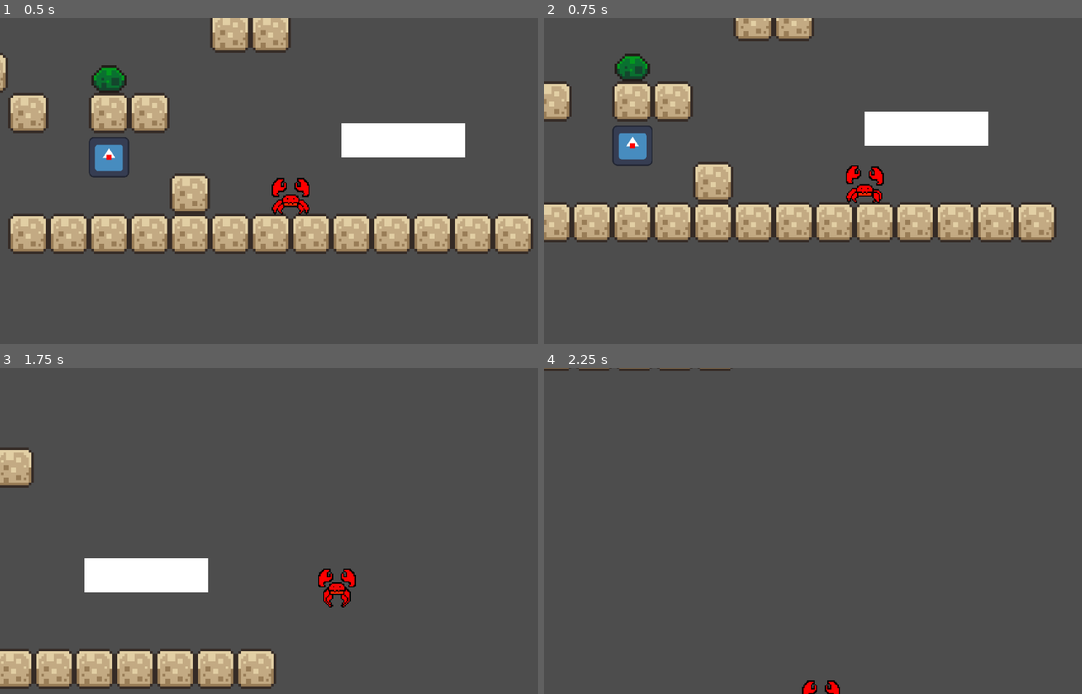
Above: before the commit, frames 1-4 (two rows, left to right).
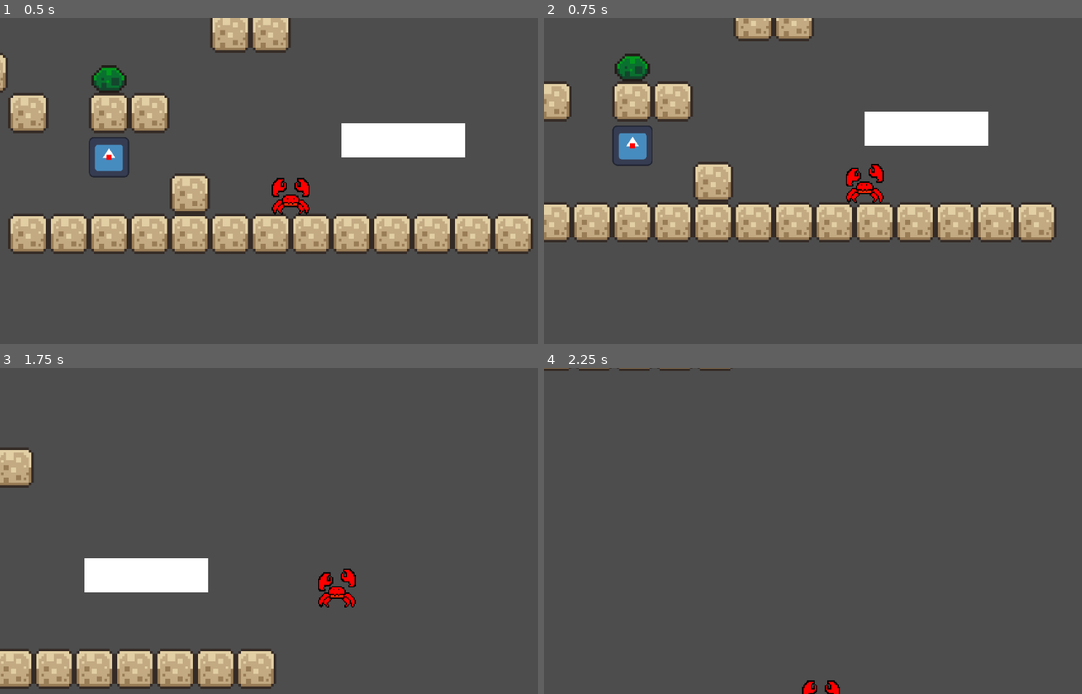
Above: after the commit, the same moments.

Repository: Cyterist/Crabby
Game: Godot game, scene res://scenes/test.tscn
The game is run twice, just before and just after one commit, with the same random seed, the same clock (stepped at 60 frames per second) and the same inputs. The engine's default icon, where the game draws it, is replaced by a stand-in: a white triangle on a blue panel in a dark square.
Inputs (mouse positions are in pixels of both pictures, inside the frame that each line leads up to):
- Up to frame 1 (0.5 s): no input
- Up to frame 2 (0.75 s): move the mouse to (963, 164) at 0.52 s; hold D (move_right) from 0.53 s (still down); click (963, 164) at 0.6 s
- Up to frame 3 (1.75 s): keep holding D (move_right); tap Space (jump) at 0.77, 0.8, 1.07, 1.35, 1.52 s; move the mouse to (172, 547) at 1.27 s; click (172, 547) at 1.55 s
- Up to frame 4 (2.25 s): tap Space (jump) at 1.82 s; move the mouse to (893, 459) at 2.02 s; release D (move_right) at 2.03 s; hold A (move_left) from 2.03 s (still down); click (893, 459) at 2.1 s

Frame 1 is identical in both runs. In frame 2, 0.3% of the frame differs, in the area x 56-64%, y 44-57%; in frame 3, 0.4%, in the area x 59-67%, y 61-74%; in frame 4, nothing differs.

Commit message:
attacking possible

Diff:
--- a/Scripts/Player.gd
+++ b/Scripts/Player.gd
@@ -5,7 +5,8 @@
 @onready var dash_duration = %dash_duration
 @onready var animated_sprite = $AnimatedSprite2D
 @onready var dash_cooldown = %dash_cooldown
-@onready var coyote_timer = $CoyoteTimer
+@onready var coyote_timer = %CoyoteTimer
+@onready var attack_collision = $attack/CollisionShape2D
 
 const SPEED = 200.0
 const JUMP_VELOCITY = -500.0
@@ -15,6 +16,7 @@
 
 var dash = false
 var can_dash = true
+var attacking = false
 
 # Get the gravity from the project settings to be synced with RigidBody nodes.
 var gravity = ProjectSettings.get_setting("physics/2d/default_gravity")
@@ -31,6 +33,11 @@
 			dash_cooldown_timer.start()
 			dash_cooldown.visible = true
 			dash_cooldown.start_cooldown(DASH_COOLDOWN)
+
+	# Handle Attacking
+	if Input.is_action_just_pressed("attack"):
+		attacking = true
+		attack_collision.disabled = false
 
 	# Handle jump and super jump.
 	if Input.is_action_just_pressed("jump") and is_on_floor():
@@ -55,17 +62,22 @@
 		# Flip the sprite
 	if direction > 0:
 		animated_sprite.flip_h = false
+		get_node("attack").set_scale(Vector2(1, 1))
 	elif direction < 0:
 		animated_sprite.flip_h = true
+		get_node("attack").set_scale(Vector2(-1, 1))
 
 	# Animations
-	if is_on_floor():
-		if direction == 0:
-			animated_sprite.play("idle")
+	if not attacking:
+		if is_on_floor():
+			if direction == 0:
+				animated_sprite.play("idle")
+			else:
+				animated_sprite.play("run")
 		else:
-			animated_sprite.play("run")
+			animated_sprite.play("jump")
 	else:
-		animated_sprite.play("jump")
+		animated_sprite.play("Attack")
 
 	# Coyote Time
 	var was_on_floor = is_on_floor()
@@ -83,3 +95,13 @@
 	can_dash = true
 	dash_cooldown.visible = false
 	dash_cooldown.reset()
+
+func _on_animated_sprite_2d_animation_finished():
+	if animated_sprite.animation == "Attack":
+		attack_collision.disabled = true
+		attacking = false
+
+
+func _on_attack_body_entered(body):
+	if body.has_method("take_damage"):
+		body.take_damage()
--- a/Scripts/enemy.gd
+++ b/Scripts/enemy.gd
@@ -8,6 +8,7 @@
 var player = null
 var chasing = false
 var dir = 0
+var health = 50
 
 
 
@@ -41,3 +42,6 @@
 	chasing = false
 
 	path_timer.stop()
+
+func take_damage():
+	print("damaged")
--- a/scenes/player.tscn
+++ b/scenes/player.tscn
@@ -7,6 +7,18 @@
 [ext_resource type="Texture2D" uid="uid://8lmap54dhrxf" path="res://Assets/crab/Run_spritesheet.png" id="5_5obmc"]
 [ext_resource type="PackedScene" uid="uid://cswnmf8y14eyf" path="res://scenes/cooldown.tscn" id="5_e0q1u"]
 
+[sub_resource type="AtlasTexture" id="AtlasTexture_30xuy"]
+atlas = ExtResource("2_uo22p")
+region = Rect2(34, 34, 34, 34)
+
+[sub_resource type="AtlasTexture" id="AtlasTexture_qwx0a"]
+atlas = ExtResource("3_qxr0g")
+region = Rect2(34, 0, 34, 34)
+
+[sub_resource type="AtlasTexture" id="AtlasTexture_56adr"]
+atlas = ExtResource("2_uo22p")
+region = Rect2(34, 0, 34, 34)
+
 [sub_resource type="AtlasTexture" id="AtlasTexture_xrnju"]
 atlas = ExtResource("2_uo22p")
 region = Rect2(0, 0, 34, 34)
@@ -61,6 +73,20 @@
 
 [sub_resource type="SpriteFrames" id="SpriteFrames_odsu2"]
 animations = [{
+"frames": [{
+"duration": 1.0,
+"texture": SubResource("AtlasTexture_30xuy")
+}, {
+"duration": 1.0,
+"texture": SubResource("AtlasTexture_qwx0a")
+}, {
+"duration": 1.0,
+"texture": SubResource("AtlasTexture_56adr")
+}],
+"loop": false,
+"name": &"Attack",
+"speed": 5.0
+}, {
 "frames": [{
 "duration": 1.0,
 "texture": SubResource("AtlasTexture_xrnju")
@@ -118,6 +144,9 @@
 
 [sub_resource type="RectangleShape2D" id="RectangleShape2D_supgs"]
 size = Vector2(28.6847, 28.3727)
+
+[sub_resource type="RectangleShape2D" id="RectangleShape2D_bu5km"]
+size = Vector2(12.1542, 20)
 
 [node name="Player" type="CharacterBody2D"]
 collision_layer = 2
@@ -139,9 +168,8 @@
 [node name="AnimatedSprite2D" type="AnimatedSprite2D" parent="."]
 position = Vector2(0, -16)
 sprite_frames = SubResource("SpriteFrames_odsu2")
-animation = &"run"
+animation = &"Attack"
 autoplay = "idle"
-frame_progress = 0.263949
 
 [node name="Box Collision" type="CollisionShape2D" parent="."]
 position = Vector2(-0.315808, -14.8286)
@@ -157,11 +185,24 @@
 unique_name_in_owner = true
 wait_time = 3.0
 
-[node name="CoyoteTimer" type="Timer" parent="."]
+[node name="CoyoteTimer" type="Timer" parent="Timers"]
+unique_name_in_owner = true
 wait_time = 0.15
 one_shot = true
 
 [node name="Bubble" parent="." instance=ExtResource("3_0pc5g")]
 
+[node name="attack" type="Area2D" parent="."]
+position = Vector2(0, -16)
+collision_mask = 2
+
+[node name="CollisionShape2D" type="CollisionShape2D" parent="attack"]
+position = Vector2(26.2811, 1.29783)
+shape = SubResource("RectangleShape2D_bu5km")
+disabled = true
+debug_color = Color(1.05888e-06, 0.635485, 0.416626, 0.42)
+
+[connection signal="animation_finished" from="AnimatedSprite2D" to="." method="_on_animated_sprite_2d_animation_finished"]
 [connection signal="timeout" from="Timers/dash_duration" to="." method="_on_dash_duration_timeout"]
 [connection signal="timeout" from="Timers/dash_cooldown_timer" to="." method="_on_dash_cooldown_timer_timeout"]
+[connection signal="body_entered" from="attack" to="." method="_on_attack_body_entered"]
--- a/scenes/test.tscn
+++ b/scenes/test.tscn
@@ -425,9 +425,6 @@
 layer_1/z_index = -1
 layer_1/tile_data = PackedInt32Array(5, 262144, 10, 4, 262144, 10, 3, 262144, 10, 2, 262144, 10, 1, 262144, 10, 0, 2621 …(5919 unchanged characters)…
 
-[node name="Player" parent="." instance=ExtResource("1_b5x2n")]
-position = Vector2(0, -24)
-
 [node name="ColorRect" type="ColorRect" parent="."]
 offset_left = 40.0
 offset_top = -42.0
@@ -443,3 +440,6 @@
 
 [node name="enemy" parent="." instance=ExtResource("3_q52be")]
 position = Vector2(-144, -15)
+
+[node name="Player" parent="." instance=ExtResource("1_b5x2n")]
+position = Vector2(0, -24)
Not shown: 1 places in scenes/player.tscn that only renumber resources
